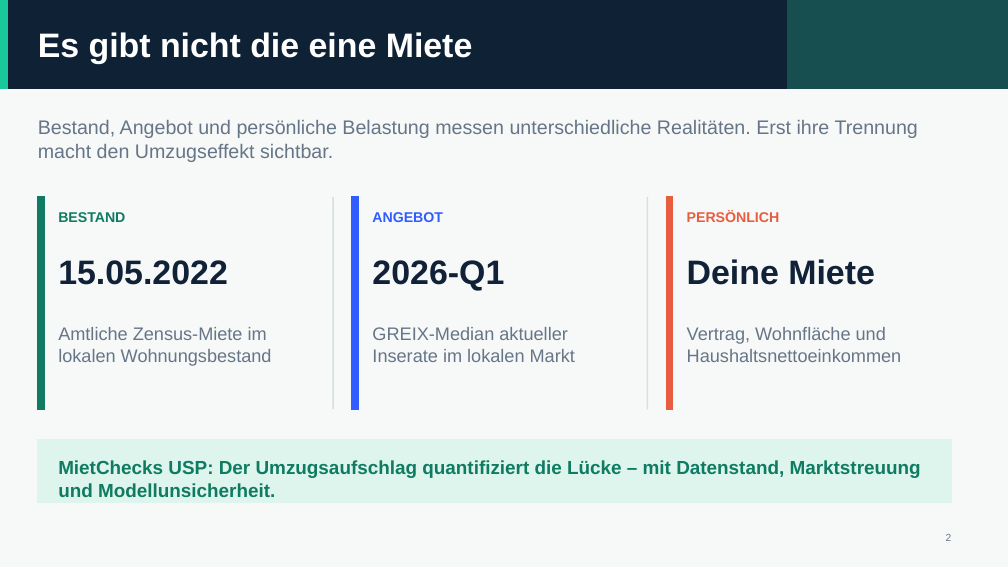
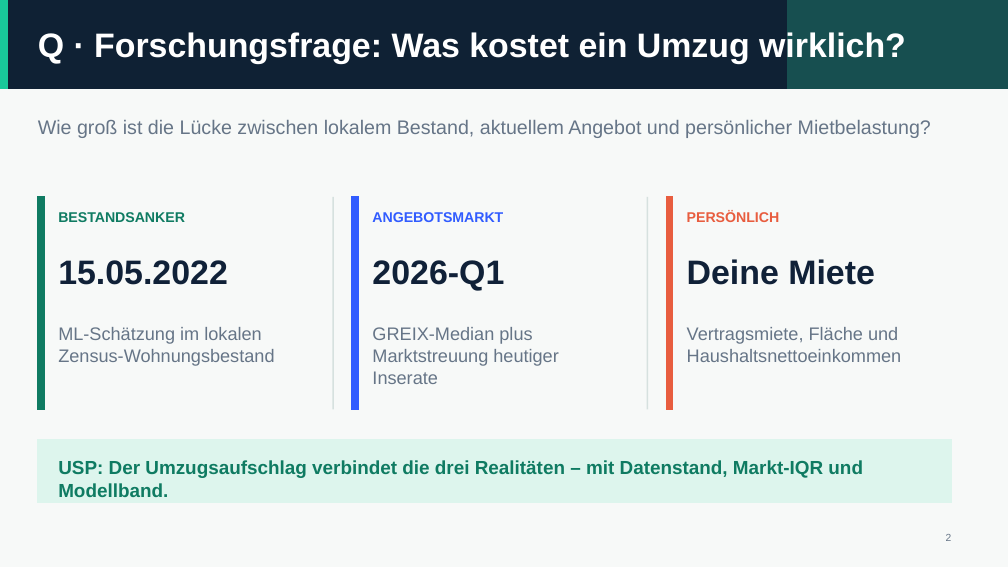
Before and after one commit to neleknaak-31/MietCheck, a slide deck: slide 2 of deliverables/MietCheck_Praesentation.pptx. Drawn at 1008x567 pixels with LibreOffice and Linux fonts; fonts in the diff are those of the drawing. Boxes give left, top, right and bottom in pixels: in the first picture for what was removed or moved away, otherwise in the second. Text is boxed around its words. In the diff, an @@ line names an element or a change of style, - is before the commit and + after.

```diff
--- a/deliverables/MietCheck_Praesentation.pptx
+++ b/deliverables/MietCheck_Praesentation.pptx
@@ text at (x1=38, y1=30, x2=906, y2=64): text changed @@
-Es gibt nicht die eine Miete
+Q · Forschungsfrage: Was kostet ein Umzug wirklich?
@@ text at (x1=38, y1=120, x2=931, y2=138): text changed @@
-Bestand, Angebot und persönliche Belastung messen unterschiedliche Realitäten. Erst ihre Trennung macht den Umzugseffekt sichtbar.
+Wie groß ist die Lücke zwischen lokalem Bestand, aktuellem Angebot und persönlicher Mietbelastung?
@@ text at (x1=58, y1=212, x2=185, y2=222): text changed @@
-BESTAND
+BESTANDSANKER
@@ text at (x1=372, y1=212, x2=503, y2=222): text changed @@
-ANGEBOT
+ANGEBOTSMARKT
@@ text at (x1=58, y1=327, x2=274, y2=366): text changed @@
-Amtliche Zensus-Miete im lokalen Wohnungsbestand
+ML-Schätzung im lokalen Zensus-Wohnungsbestand
@@ text at (x1=372, y1=327, x2=558, y2=384): text changed @@
-GREIX-Median aktueller Inserate im lokalen Markt
+GREIX-Median plus Marktstreuung heutiger Inserate
@@ text at (x1=687, y1=327, x2=902, y2=362): text changed @@
-Vertrag, Wohnfläche und Haushaltsnettoeinkommen
+Vertragsmiete, Fläche und Haushaltsnettoeinkommen
@@ text at (x1=58, y1=460, x2=863, y2=497): text changed @@
-MietChecks USP: Der Umzugsaufschlag quantifiziert die Lücke – mit Datenstand, Marktstreuung und Modellunsicherheit.
+USP: Der Umzugsaufschlag verbindet die drei Realitäten – mit Datenstand, Markt-IQR und Modellband.
```
Also in this commit, not shown: 10 other slides changed, 4 slides added, 3 slides removed, 35 other files.
